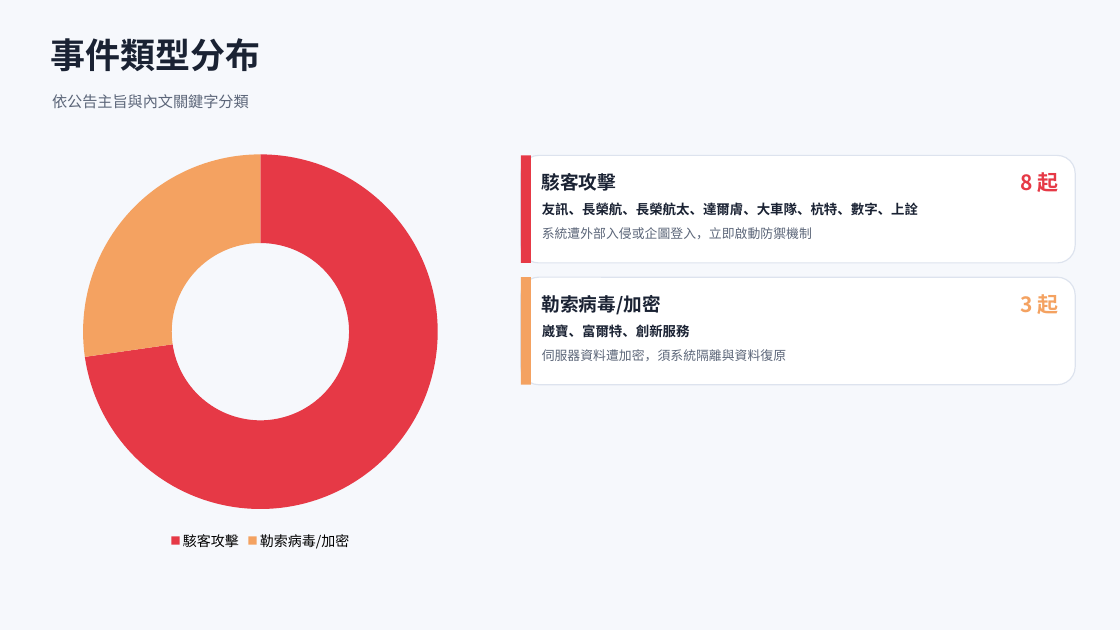
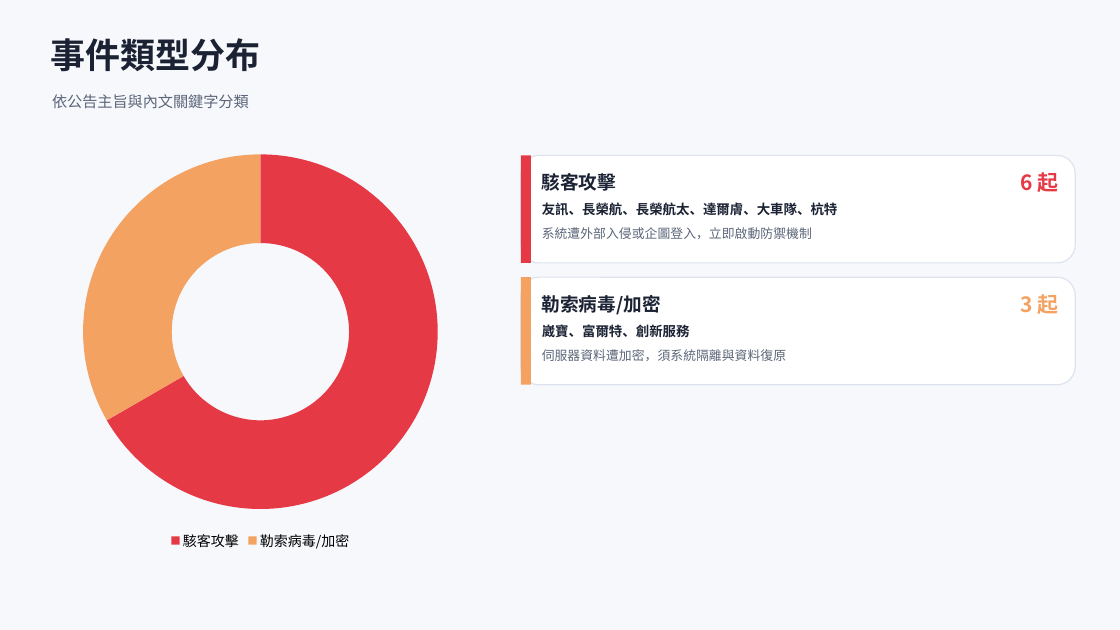
Before and after one commit to Johnnylin77/mops-isec-monitor, a slide deck: slide 3 of 資安事件因應分析.pptx. Drawn at 1120x630 pixels with LibreOffice and Linux fonts; fonts in the diff are those of the drawing. Boxes give left, top, right and bottom in pixels: in the first picture for what was removed or moved away, otherwise in the second. Text is boxed around its words. In the diff, an @@ line names an element or a change of style, - is before the commit and + after.

```diff
--- a/資安事件因應分析.pptx
+++ b/資安事件因應分析.pptx
@@ doughnut chart at bbox=[42, 143, 479, 555] @@
@@ Series 1, 駭客攻擊: 73 to 67 @@
@@ Series 1, 勒索病毒/加密: 27 to 33 @@
@@ text at bbox=[1020, 172, 1058, 192]: text changed @@
-8 起
+6 起
@@ text at bbox=[542, 202, 838, 216]: text changed @@
-友訊、長榮航、長榮航太、達爾膚、大車隊、杭特、數字、上詮
+友訊、長榮航、長榮航太、達爾膚、大車隊、杭特
```
Also in this commit, not shown: 4 other slides changed, 2 other files.
